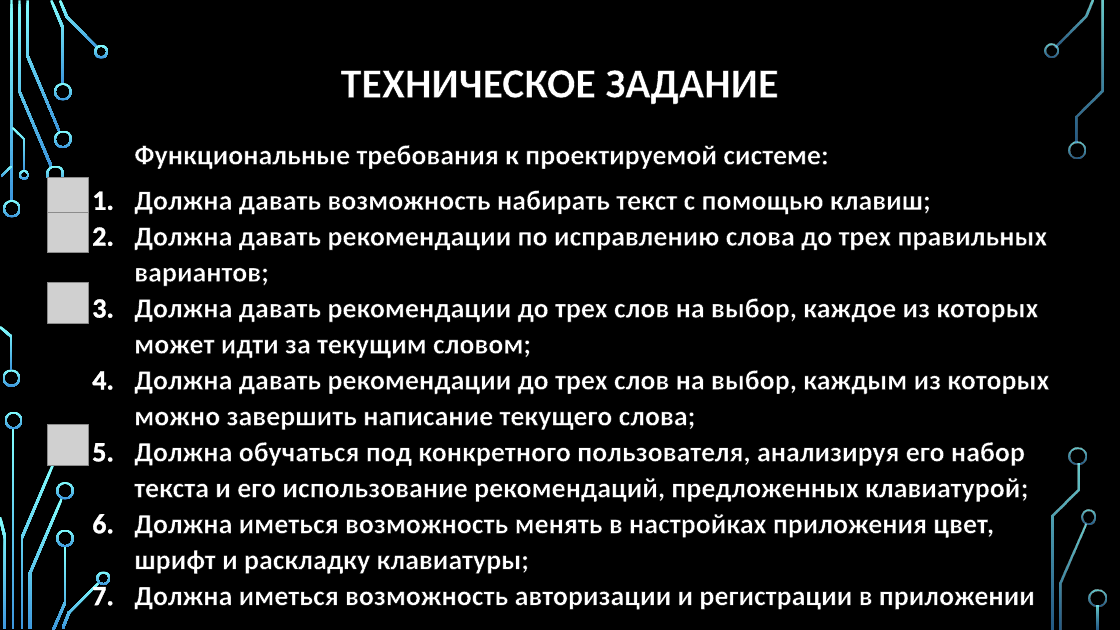
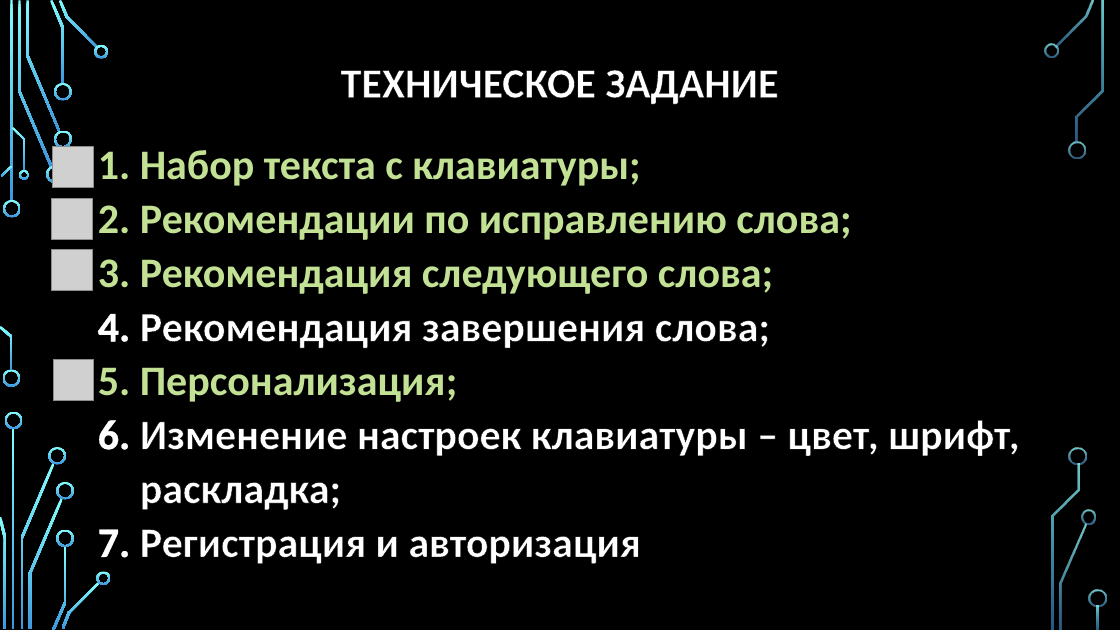
Before and after one commit to Ruslan-Far/docs-graduate-work, a slide deck: slide 5 of Фархетдинов - Презентация по ВКР.pptx. Drawn at 1120x630 pixels with LibreOffice and Linux fonts; fonts in the diff are those of the drawing; grey boxes stand for pictures; background and template pictures are left out. Boxes give left, top, right and bottom in pixels: in the first picture for what was removed or moved away, otherwise in the second. Text is boxed around its words. In the diff, an @@ line names an element or a change of style, - is before the commit and + after.

Commit message:
changed presentation

```diff
--- a/Фархетдинов - Презентация по ВКР.pptx
+++ b/Фархетдинов - Презентация по ВКР.pptx
@@ picture added at <box>52,147,93,188</box> @@
@@ picture removed at <box>48,177,89,218</box> @@
@@ text at <box>140,150,1019,564</box>: text changed; size 24 to 36 pt @@
-Функциональные требования к проектируемой системе:
-  1. Должна давать возможность набирать текст с помощью клавиш;
-  2. Должна давать рекомендации по исправлению слова до трех правильных вариантов;
-  3. Должна давать рекомендации до трех слов на выбор, каждое из которых может идти за текущим словом;
-  4. Должна давать рекомендации до трех слов на выбор, каждым из которых можно завершить написание текущего слова;
-  5. Должна обучаться под конкретного пользователя, анализируя его набор текста и его использование рекомендаций, предложенных клавиатурой;
-  6. Должна иметься возможность менять в настройках приложения цвет, шрифт и раскладку клавиатуры;
-  7. Должна иметься возможность авторизации и регистрации в приложении
+  1. Набор текста с клавиатуры;
+  2. Рекомендации по исправлению слова;
+  3. Рекомендация следующего слова;
+  4. Рекомендация завершения слова;
+  5. Персонализация;
+  6. Изменение настроек клавиатуры – цвет, шрифт, раскладка;
+  7. Регистрация и авторизация
@@ picture: place and size @@
-picture at <box>48,212,89,253</box>
+picture at <box>51,198,92,239</box>
@@ picture added at <box>51,250,92,291</box> @@
@@ picture removed at <box>48,282,89,323</box> @@
@@ picture added at <box>53,360,94,401</box> @@
@@ picture removed at <box>48,425,89,466</box> @@
```
Also in this commit, not shown: 1 other slide changed.
